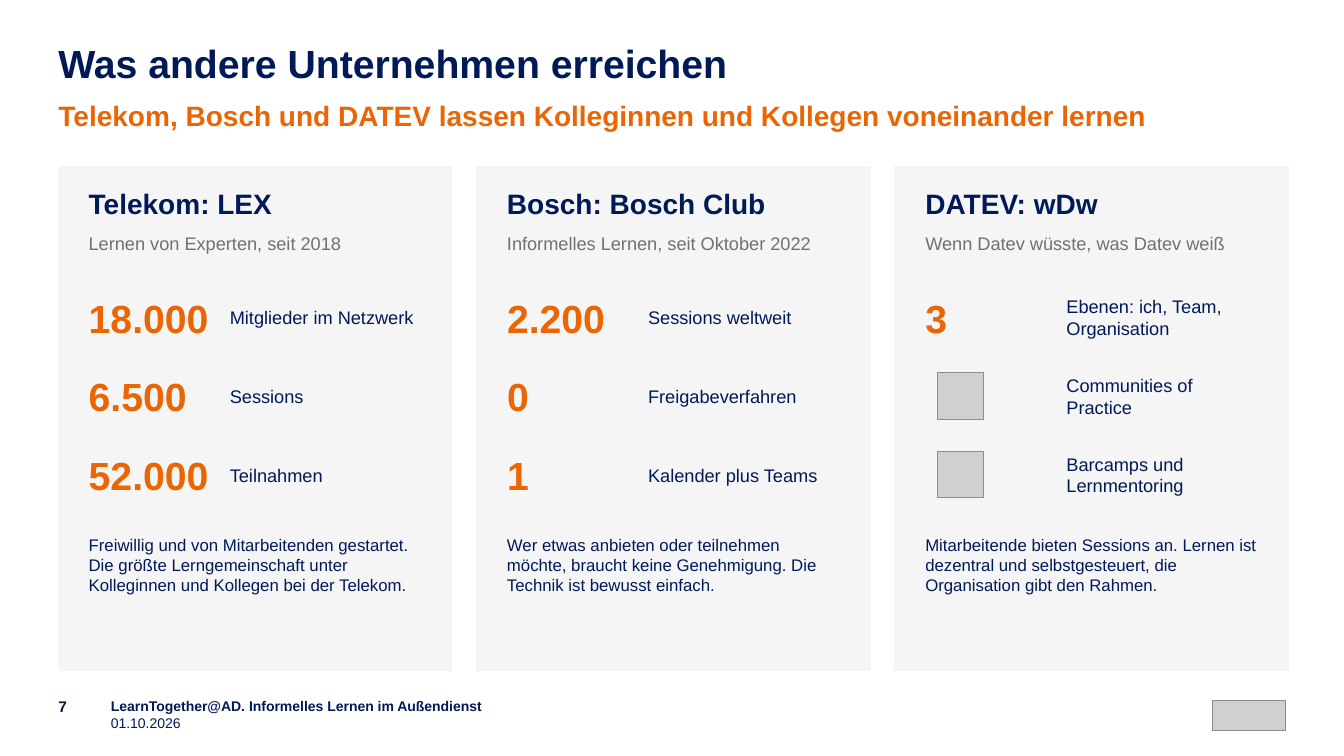
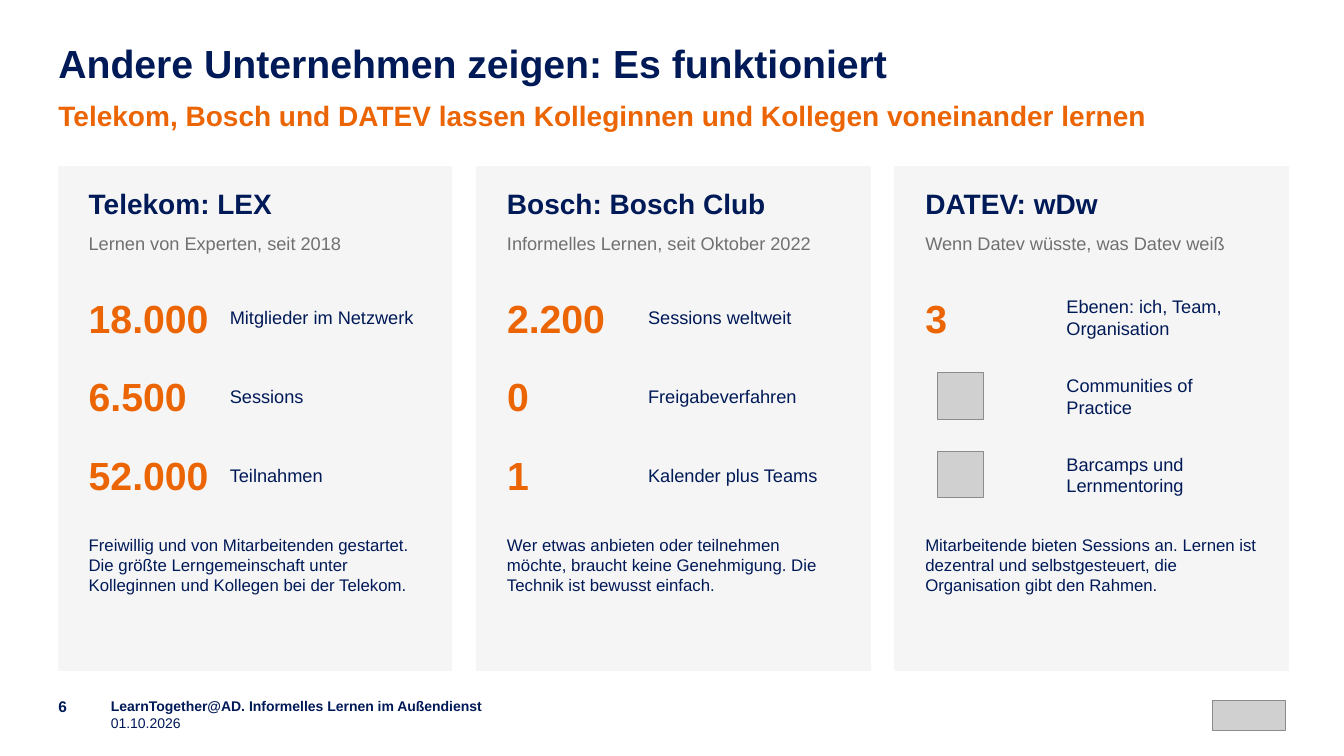
Before and after one commit to emplush/ruv_learntogether, a slide deck: slide 6 of docs/LearnTogether-AD_Praesentation.pptx (slide 7 before the commit). Drawn at 1344x756 pixels with LibreOffice and Linux fonts; fonts in the diff are those of the drawing; grey boxes stand for pictures. Boxes give left, top, right and bottom in pixels: in the first picture for what was removed or moved away, otherwise in the second. Text is boxed around its words. In the diff, an @@ line names an element or a change of style, - is before the commit and + after.

```diff
--- a/docs/LearnTogether-AD_Praesentation.pptx
+++ b/docs/LearnTogether-AD_Praesentation.pptx
@@ text at (58,49,887,86): text changed @@
-Was andere Unternehmen erreichen
+Andere Unternehmen zeigen: Es funktioniert
@@ text at (58,701,67,712): text changed @@
-7
+6
```
Also in this commit, not shown: 16 other slides changed, 5 slides added, 5 slides removed.
